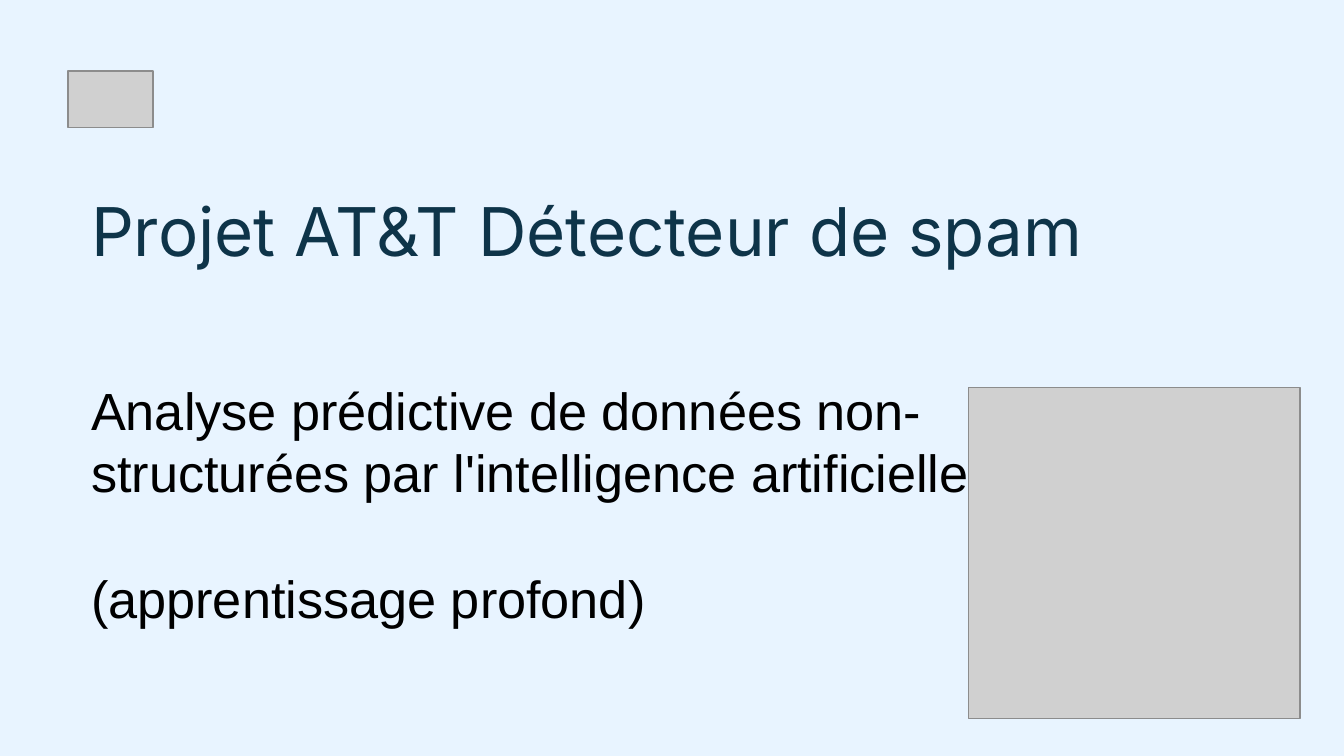
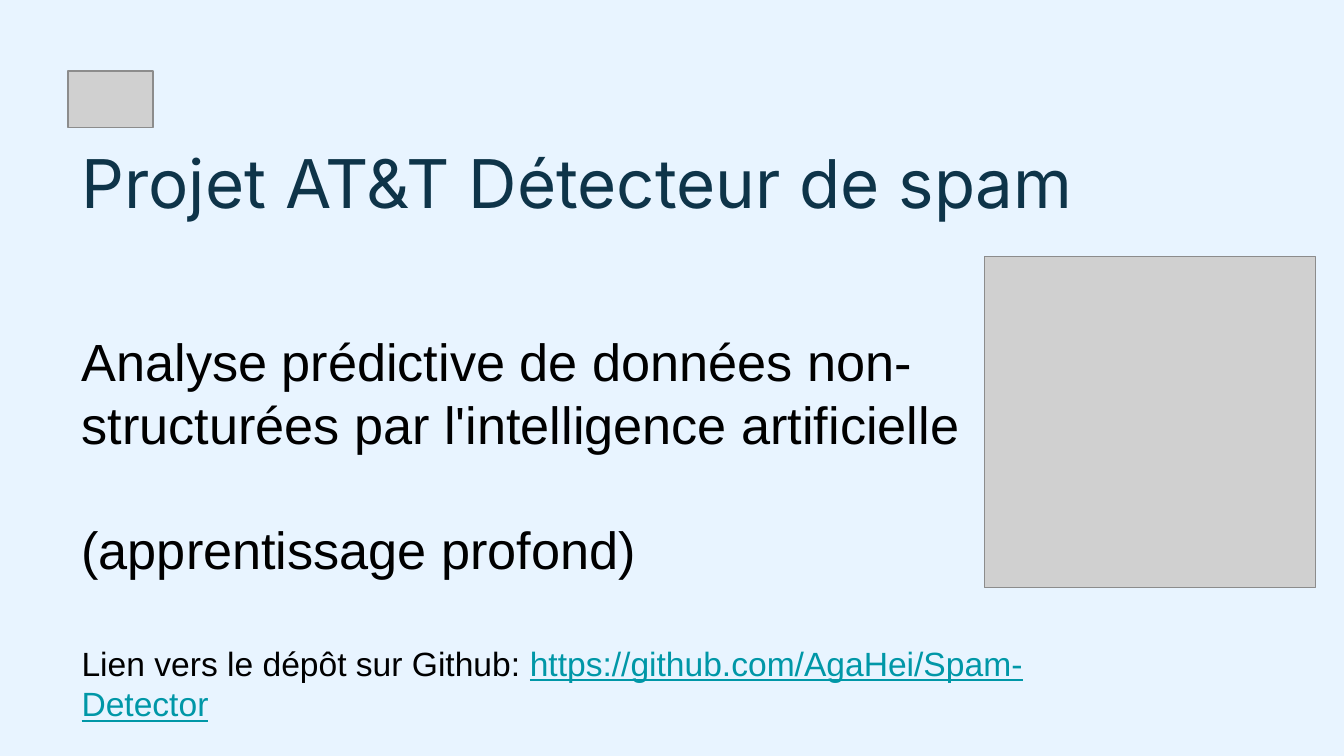
Before and after one commit to AgaHei/Spam-Detector, a slide deck: slide 2 of Project_AT&T_AH.pptx. Drawn at 1344x756 pixels with LibreOffice and Linux fonts; fonts in the diff are those of the drawing; grey boxes stand for pictures. Boxes give left, top, right and bottom in pixels: in the first picture for what was removed or moved away, otherwise in the second. Text is boxed around its words. In the diff, an @@ line names an element or a change of style, - is before the commit and + after.

```diff
--- a/Project_AT&T_AH.pptx
+++ b/Project_AT&T_AH.pptx
@@ title at [82, 157, 1073, 682]: text changed @@
-Projet AT&T Détecteur de spam
-Analyse prédictive de données non-structurées par l'intelligence artificielle
-(apprentissage profond)
+Projet AT&T Détecteur de spam
+Analyse prédictive de données non-structurées par l'intelligence artificielle
+(apprentissage profond)
+Lien vers le dépôt sur Github: https://github.com/AgaHei/Spam-Detector
@@ picture: place and size @@
-picture at [969, 387, 1300, 718]
+picture at [984, 257, 1314, 587]
```
Also in this commit, not shown: 7 other slides changed, 3 slides removed, 1 other file.
